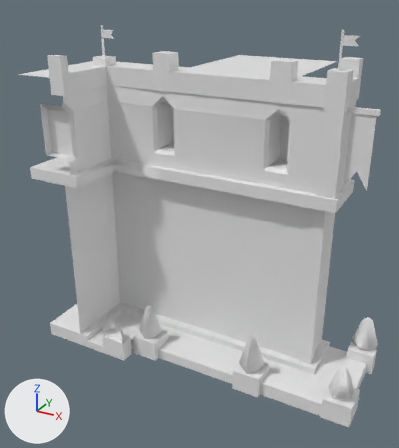
The FBX model Assets/Art/Meshes/PrototypeMeshes/Buildings/Bomb/Buildings_Bomb.fbx: old version first, new version second.
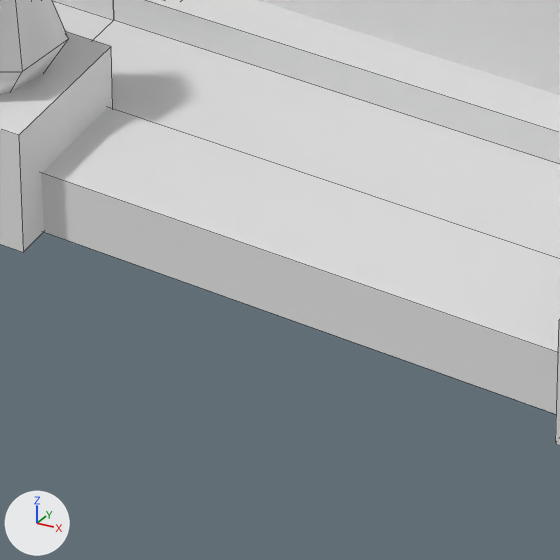
The first picture shows the older version from a camera (50 mm lens) standing at (3.87, -7.51, 6.28) and looking at (-0.54, 0.51, 2.27). The close-ups show both versions on the part from 38% to 58% of the width and 72% to 90% of the height of that picture; other places that the commit changed are outside them. Lighting does not change. The marker at lower left points along +X, +Y and +Z. The close-ups show mesh edges as thin lines. Materials are left out; every surface is plain grey. Where no turn or scale is listed for an object, it has been applied to the vertices.

The first close-up shows 'Bomb_Bot_Incorner', 'Bomb_Bot_Side'.
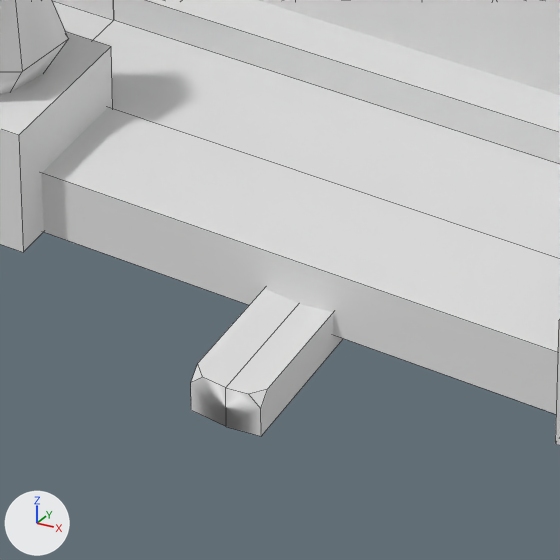
Boxes (x1, y1, x2, y2) around the edits, measured in the close-ups (560 x 560 px):
'Crossbow', added
    after: (191, 288, 343, 436)

The change in detail:
Mesh me_cube_009 is new.
It has 120 vertices, 93 faces and spans x -0.95..0.95, y -1.0..1.0, z -0.1..0.1.
Object 'Crossbow' (ob_crossbow) is new; it shows me_cube_009.
Its location is (0.0, 0.0, 0.0).
